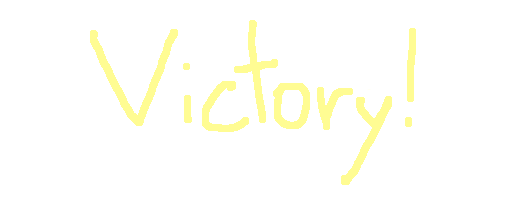
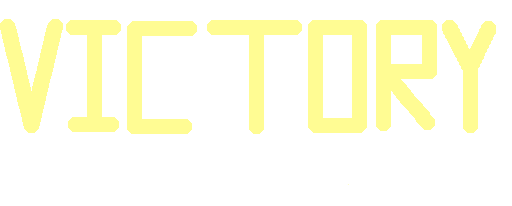
Two versions of the same layered image (512x206). Layer-by-layer changes:
painted on "Layer #1" over [0, 19, 496, 185]
